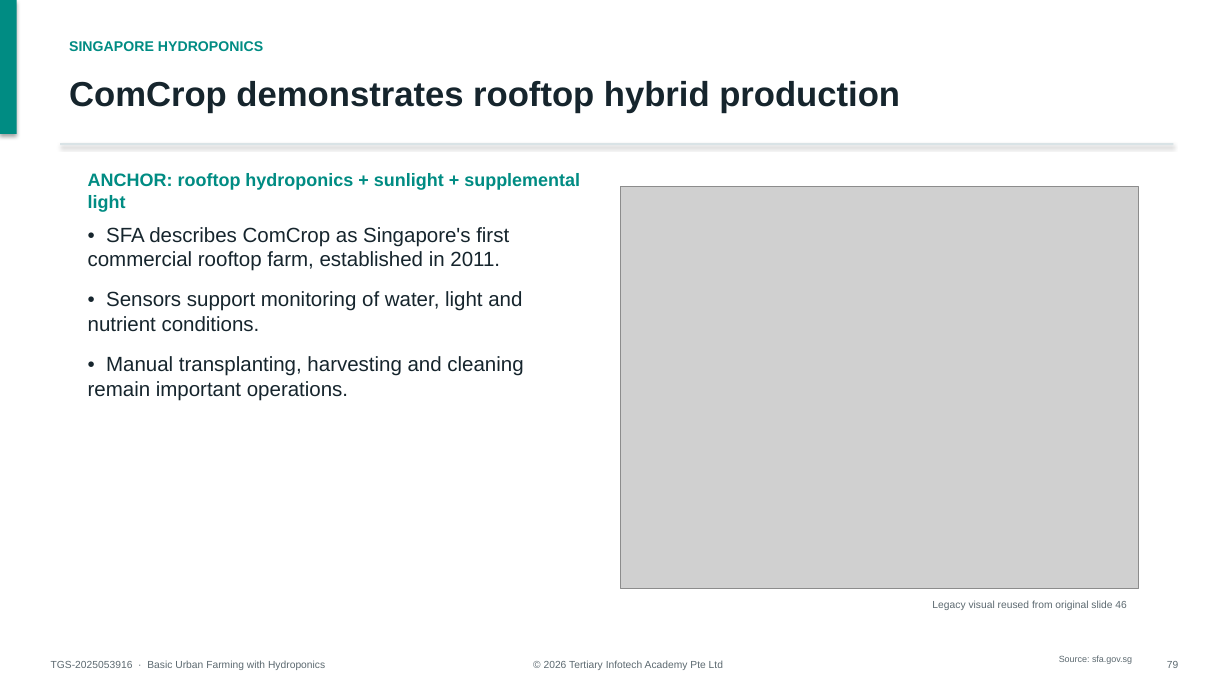
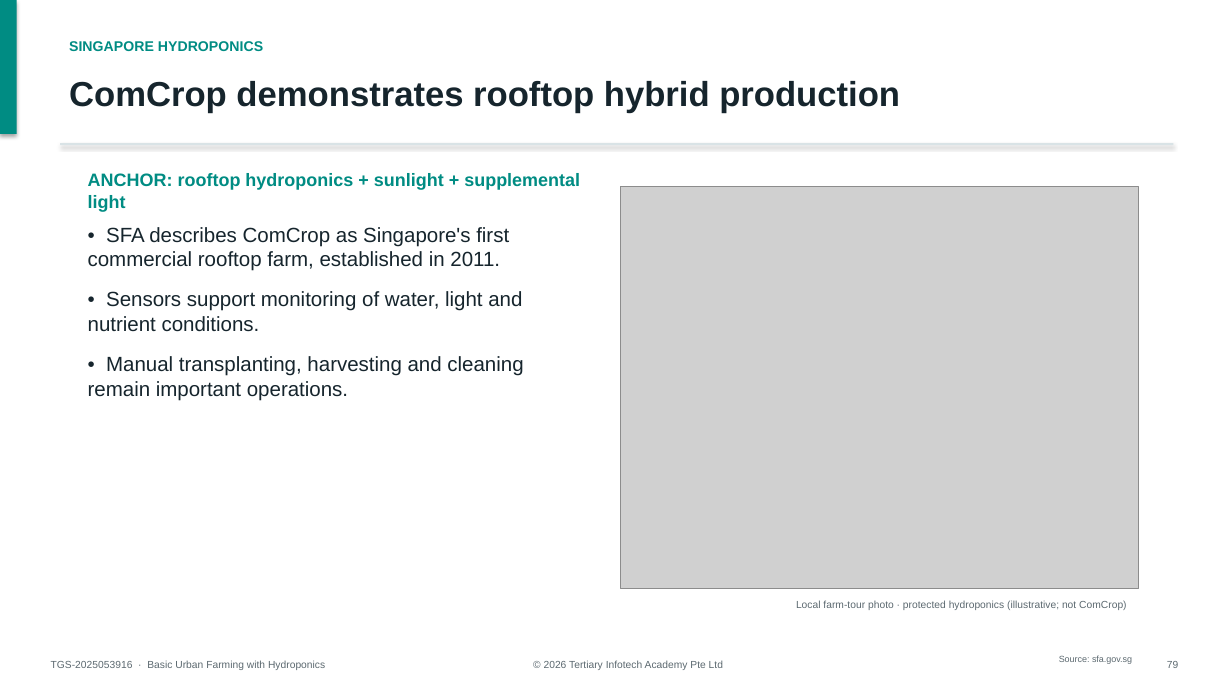
Before and after one commit to tertiarycourses/TGS-2025053916-Basic-Urban-Farming-with-Hydroponics, a slide deck: slide 79 of courseware/WSQ-Course-Slides-TGS-2025053916-Basic-Urban-Farming-with-Hydroponics-v2.0.pptx. Drawn at 1232x693 pixels with LibreOffice and Linux fonts; fonts in the diff are those of the drawing; grey boxes stand for pictures. Boxes give left, top, right and bottom in pixels: in the first picture for what was removed or moved away, otherwise in the second. Text is boxed around its words. In the diff, an @@ line names an element or a change of style, - is before the commit and + after.

Commit message:
feat: replace repeated photos with local farm images

```diff
--- a/courseware/WSQ-Course-Slides-TGS-2025053916-Basic-Urban-Farming-with-Hydroponics-v2.0.pptx
+++ b/courseware/WSQ-Course-Slides-TGS-2025053916-Basic-Urban-Farming-with-Hydroponics-v2.0.pptx
@@ text at (796, 600, 1126, 610): text changed @@
-Legacy visual reused from original slide 46
+Local farm-tour photo · protected hydroponics (illustrative; not ComCrop)
```
Also in this commit, not shown: 2 other slides changed, 4 other files.
